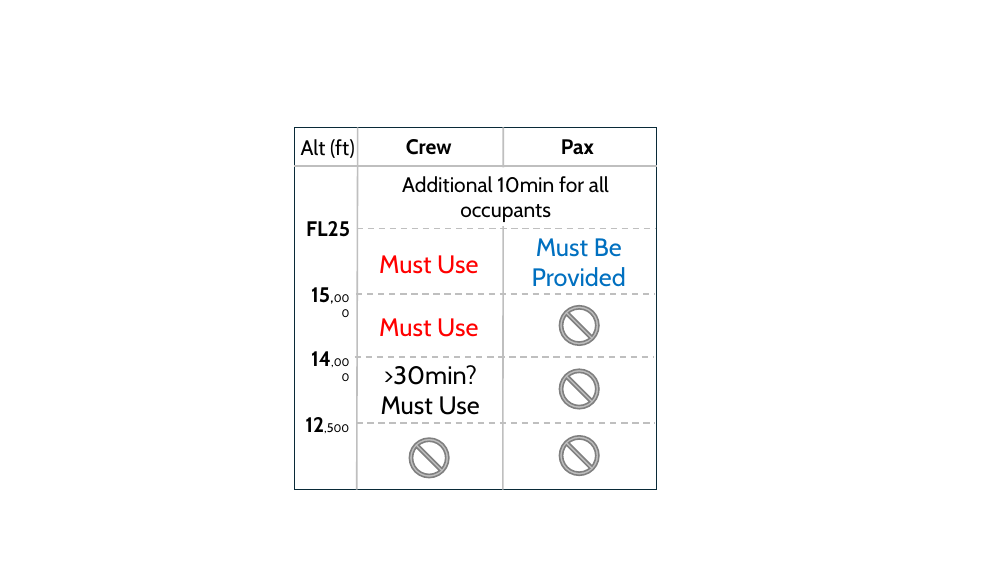
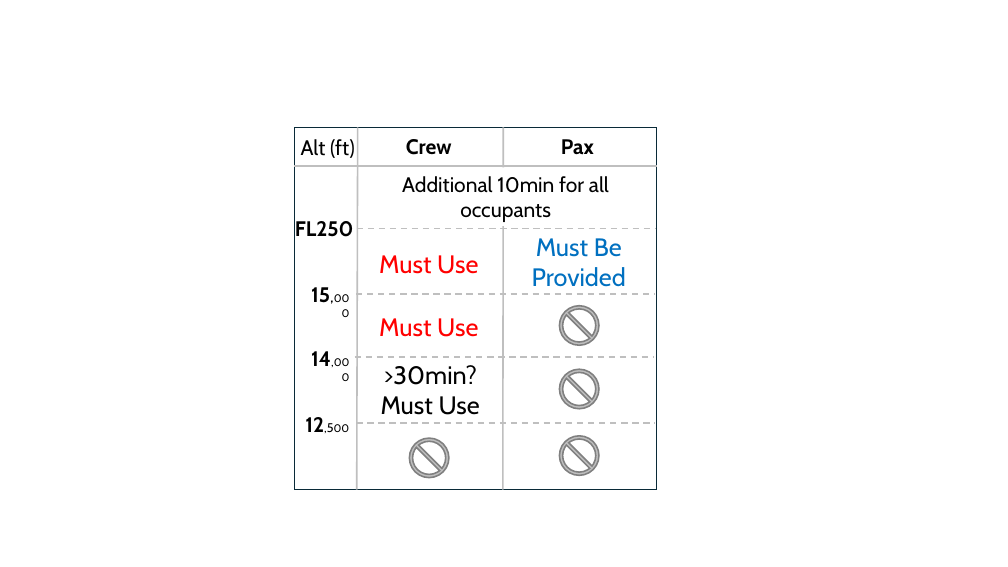
Before and after one commit to jcjollant/gakneeboard, a slide deck: slide 3 of docs/Tiles.pptx. Drawn at 1008x567 pixels with LibreOffice and Linux fonts; fonts in the diff are those of the drawing. Boxes give left, top, right and bottom in pixels: in the first picture for what was removed or moved away, otherwise in the second. Text is boxed around its words. In the diff, an @@ line names an element or a change of style, - is before the commit and + after.

```diff
--- a/docs/Tiles.pptx
+++ b/docs/Tiles.pptx
@@ text at [295,221,354,237]: text changed @@
-FL25
+FL250
```
Also in this commit, not shown: 1 other file.
